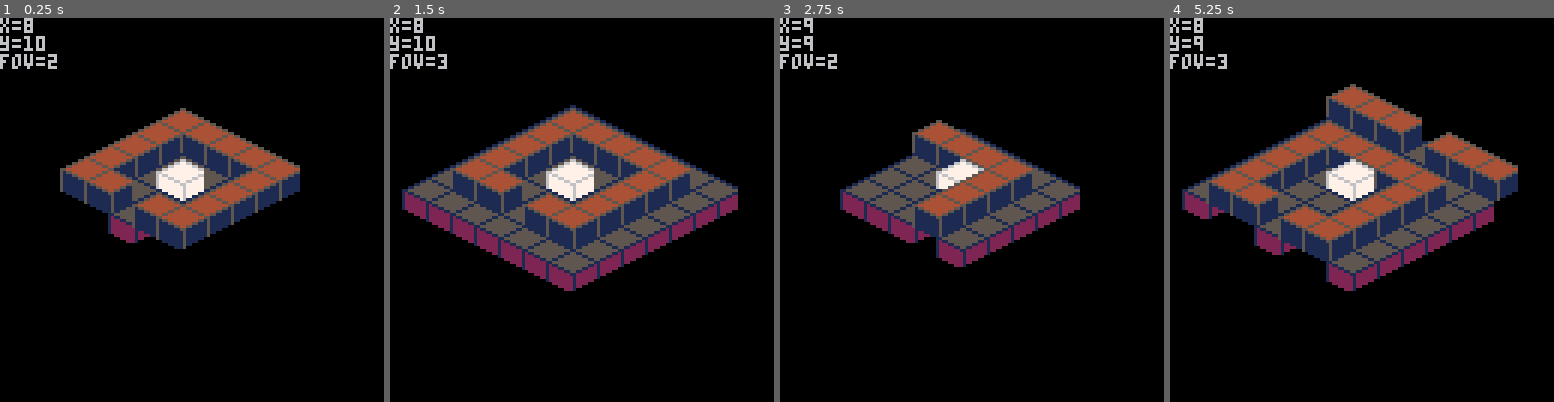
Above: before the commit, frames 1-4 (left to right).
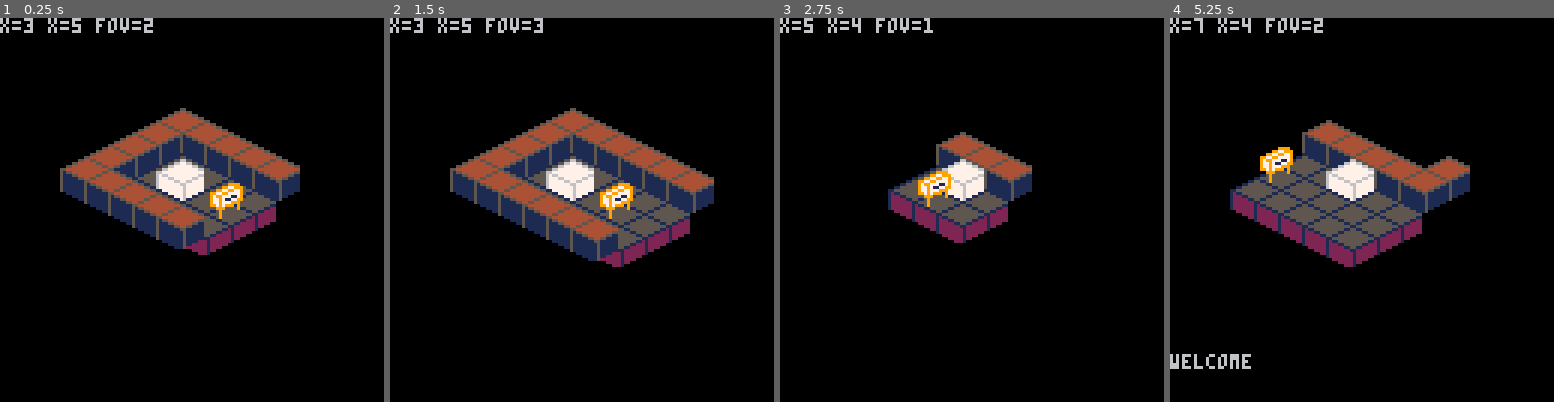
Above: after the commit, the same moments.

Repository: adammika/ld36
Game: PICO-8 cartridge ld36.p8
The game is run twice, just before and just after one commit, with the same random seed, the same clock (stepped at 60 frames per second) and the same inputs.
Inputs:
- Up to frame 1 (0.25 s): no input
- Up to frame 2 (1.5 s): tap X (X key) at 0.33, 1.07 s; tap O (Z key) at 0.7 s
- Up to frame 3 (2.75 s): hold Right 1.6-2.1 s; tap O (Z key) at 1.7, 2.1, 2.5 s; tap X (X key) at 1.85 s; hold Up 2.15-2.42 s; hold Right from 2.47 s (still down)
- Up to frame 4 (5.25 s): tap O (Z key) every 0.4 s from 2.9 to 4.9 s; tap X (X key) at 2.97, 4.08, 5.2 s; release Right at 3.03 s; hold Left 3.08-3.58 s; hold Down 3.63-3.97 s; hold Right 4.02-4.68 s; hold Up 4.73-5.03 s; hold Left from 5.08 s (still down)

The runs differ from the first frame. In frame 1, 4.6% of the frame differs, in the area x 0-72%, y 0-62%; in frame 2, 11%; in frame 3, 11%; in frame 4, 19%, in the area x 0-91%, y 0-92%.

Commit message:
Tutorial level

Diff:
--- a/ld36.p8
+++ b/ld36.p8
@@ -2,22 +2,28 @@
 version 8
 __lua__
 
--- global
-
-ncol=8 -- number of columns
-nrow=8 -- number of rows
-min_fov=2
-max_fov=8
-level_map={}
-player={}
+-- global state
+
+ncol        = 8 -- number of columns
+nrow        = 8 -- number of rows
+min_fov     = 1
+max_fov     = 7
+level_map   = {}
+element_map = {}
+player      = {}
+
+displayed_dialog = nil
 
 -- tile defines
 
-start=192
-wall =254
-floor=255
-
--- Initialization
+start  = 192
+sign_1 = 253
+sign_2 = 252
+sign_3 = 251
+wall   = 254
+floor  = 255
+
+-- initialization
 
 function _init()
  load_level(1)
@@ -26,7 +32,7 @@
 function load_level(l)
  if l==1 then
   player.fov=2
-  load_level_map(0,0,16,16)
+  load_level_map(0,0,48,17)
  end
 end
 
@@ -37,27 +43,38 @@
 
  for row=y,h do
  level_map[row]={}
+ element_map[row]={}
   for col=x,w do
    v=mget(col-1,row-1)
 
-   if v==start then
-    player.x=col
-    player.y=row
-    v=floor
+   if map_element(v) then
+    level_map[row][col]=v
+   elseif v!=0 then
+    -- elements can only be on floor
+    level_map[row][col]=floor
+    element_map[row][col]=v
+
+    if v==start then
+     player.x=col
+     player.y=row
+    end
+
    end
-
-   level_map[row][col]=v
   end
  end
 end
 
+function map_element(v)
+ return v==wall or v==floor
+end
+
 -- update
 
 function _update()
- u=mget(player.x-1,player.y-2)
- d=mget(player.x-1,player.y)
- l=mget(player.x-2,player.y-1)
- r=mget(player.x,player.y-1)
+ u=level_map[player.y-1][player.x  ]
+ d=level_map[player.y+1][player.x  ]
+ l=level_map[player.y  ][player.x-1]
+ r=level_map[player.y  ][player.x+1]
 
  if     btnp(0) and movable(l) then player.x-=1
  elseif btnp(1) and movable(r) then player.x+=1
@@ -66,24 +83,38 @@
 
  if btnp(4) and player.fov>min_fov then player.fov-=1 end
  if btnp(5) and player.fov<max_fov then player.fov+=1 end
+
+ element_trigger(player.x, player.y)
+end
+
+function element_trigger(x,y)
+ e=element_map[y][x]
+
+ if e==sign_1 then
+  displayed_dialog="welcome"
+ elseif e==sign_2 then
+  displayed_dialog="gather orbs to increase your\ntorch radius"
+ elseif e==sign_3 then
+  displayed_dialog="watch out for what lurks\nin the shadow"
+ end
+
 end
 
 -- drawing
 
 function _draw()
  cls()
- print("x="..player.x)
- print("y="..player.y)
- print("fov="..player.fov)
- draw_level_map()
-end
-
-function draw_level_map()
+ print("x="..player.x.." x="..player.y.." fov="..player.fov)
  draw_map()
+ draw_dialog()
+
+ -- reset cursor
+ cursor()
 end
 
 function draw_map()
- -- center the player onscreen
+
+ -- center camera on player
  camera((player.x+nrow-player.y)*8-60, (player.y+ncol+player.x)*4-60)
 
  fov=player.fov
@@ -95,12 +126,21 @@
 
     v=level_map[y][x]
     if v==wall then
+     -- wall
      draw_tile(x,y-1,3,4,19,20,-8,-3)
-    elseif v==floor or v==start then
+    elseif v==floor then
+     --floor
      draw_tile(x,y,1,2,17,18,0,0)
     end
 
+    e=element_map[y][x]
+    if e==sign_1 or e==sign_2 or e==sign_3 then
+     -- sign post
+     draw_tile(x,y,7,8,23,24,0,-8)
+    end
+
     if x==player.x and y==player.y then
+     --player
      draw_tile(player.x,player.y,5,6,21,22,0,-6)
     end
 
@@ -114,7 +154,6 @@
 end
 
 function draw_tile(col,row,s1,s2,s3,s4,xoff,yoff)
- palt(0,true)
  x=col+nrow-row
  y=row+ncol+col
  x1=(x-1)*8+xoff
@@ -127,7 +166,13 @@
  spr(s4,x2,y2)
 end
 
--- literally everything else
+function draw_dialog()
+ if displayed_dialog != nil then
+  print(displayed_dialog,0,112)
+ end
+end
+
+-- boolean checks
 
 function movable(v)
  return v==floor or v==start
@@ -266,165 +311,165 @@
 0000000000000000000000000000000000000000000000000000000000000000000000000000000000000000000000000000000000000000000000000000000000000000000000000000000000000000000000000000000000000000000000000000000000000000000000000000000000000000000000000000000000000000
 0000000000000000000000000000000000000000000000000000000000000000000000000000000000000000000000000000000000000000000000000000000000000000000000000000000000000000000000000000000000000000000000000000000000000000000000000000000000000000000000000000000000000000
 __map__
-fefefefefefefefefefefefefefefefe00000000000000000000000000000000000000000000000000000000000000000000000000000000000000000000000000000000000000000000000000000000000000000000000000000000000000000000000000000000000000000000000000000000000000000000000000000000
-fefefffffffffffffffffffffffefefe00000000000000000000000000000000000000000000000000000000000000000000000000000000000000000000000000000000000000000000000000000000000000000000000000000000000000000000000000000000000000000000000000000000000000000000000000000000
-fefffffffffffefffefffffffffefefe00000000000000000000000000000000000000000000000000000000000000000000000000000000000000000000000000000000000000000000000000000000000000000000000000000000000000000000000000000000000000000000000000000000000000000000000000000000
-fefffffefffefefffefefffefffffffe00000000000000000000000000000000000000000000000000000000000000000000000000000000000000000000000000000000000000000000000000000000000000000000000000000000000000000000000000000000000000000000000000000000000000000000000000000000
-fefffffefffffffffffffffefffffffe00000000000000000000000000000000000000000000000000000000000000000000000000000000000000000000000000000000000000000000000000000000000000000000000000000000000000000000000000000000000000000000000000000000000000000000000000000000
-fefffffefefefefffefefefefffffffe00000000000000000000000000000000000000000000000000000000000000000000000000000000000000000000000000000000000000000000000000000000000000000000000000000000000000000000000000000000000000000000000000000000000000000000000000000000
-fefffffefffffffffffffffefffffffe00000000000000000000000000000000000000000000000000000000000000000000000000000000000000000000000000000000000000000000000000000000000000000000000000000000000000000000000000000000000000000000000000000000000000000000000000000000
-fefffffefffefefefefefffefffffffe00000000000000000000000000000000000000000000000000000000000000000000000000000000000000000000000000000000000000000000000000000000000000000000000000000000000000000000000000000000000000000000000000000000000000000000000000000000
-fefffffefffefffffffefffefffffffe00000000000000000000000000000000000000000000000000000000000000000000000000000000000000000000000000000000000000000000000000000000000000000000000000000000000000000000000000000000000000000000000000000000000000000000000000000000
-fefffffefffeffc0fffefffefffffffe00000000000000000000000000000000000000000000000000000000000000000000000000000000000000000000000000000000000000000000000000000000000000000000000000000000000000000000000000000000000000000000000000000000000000000000000000000000
-fefffffefffefffffffefffefffffffe00000000000000000000000000000000000000000000000000000000000000000000000000000000000000000000000000000000000000000000000000000000000000000000000000000000000000000000000000000000000000000000000000000000000000000000000000000000
-fefffffefffefefffefefffefffffffe00000000000000000000000000000000000000000000000000000000000000000000000000000000000000000000000000000000000000000000000000000000000000000000000000000000000000000000000000000000000000000000000000000000000000000000000000000000
-fefffffefffffffffffffffefffffffe00000000000000000000000000000000000000000000000000000000000000000000000000000000000000000000000000000000000000000000000000000000000000000000000000000000000000000000000000000000000000000000000000000000000000000000000000000000
-fefffffefefefefefefefefefffefefe00000000000000000000000000000000000000000000000000000000000000000000000000000000000000000000000000000000000000000000000000000000000000000000000000000000000000000000000000000000000000000000000000000000000000000000000000000000
-fefefffffffffffffffffffffffefefe00000000000000000000000000000000000000000000000000000000000000000000000000000000000000000000000000000000000000000000000000000000000000000000000000000000000000000000000000000000000000000000000000000000000000000000000000000000
-fefefefefefefefefefefefefefefefe00000000000000000000000000000000000000000000000000000000000000000000000000000000000000000000000000000000000000000000000000000000000000000000000000000000000000000000000000000000000000000000000000000000000000000000000000000000
-0000000000000000000000000000000000000000000000000000000000000000000000000000000000000000000000000000000000000000000000000000000000000000000000000000000000000000000000000000000000000000000000000000000000000000000000000000000000000000000000000000000000000000
-0000000000000000000000000000000000000000000000000000000000000000000000000000000000000000000000000000000000000000000000000000000000000000000000000000000000000000000000000000000000000000000000000000000000000000000000000000000000000000000000000000000000000000
-0000000000000000000000000000000000000000000000000000000000000000000000000000000000000000000000000000000000000000000000000000000000000000000000000000000000000000000000000000000000000000000000000000000000000000000000000000000000000000000000000000000000000000
-0000000000000000000000000000000000000000000000000000000000000000000000000000000000000000000000000000000000000000000000000000000000000000000000000000000000000000000000000000000000000000000000000000000000000000000000000000000000000000000000000000000000000000
-0000000000000000000000000000000000000000000000000000000000000000000000000000000000000000000000000000000000000000000000000000000000000000000000000000000000000000000000000000000000000000000000000000000000000000000000000000000000000000000000000000000000000000
-0000000000000000000000000000000000000000000000000000000000000000000000000000000000000000000000000000000000000000000000000000000000000000000000000000000000000000000000000000000000000000000000000000000000000000000000000000000000000000000000000000000000000000
-0000000000000000000000000000000000000000000000000000000000000000000000000000000000000000000000000000000000000000000000000000000000000000000000000000000000000000000000000000000000000000000000000000000000000000000000000000000000000000000000000000000000000000
-0000000000000000000000000000000000000000000000000000000000000000000000000000000000000000000000000000000000000000000000000000000000000000000000000000000000000000000000000000000000000000000000000000000000000000000000000000000000000000000000000000000000000000
-0000000000000000000000000000000000000000000000000000000000000000000000000000000000000000000000000000000000000000000000000000000000000000000000000000000000000000000000000000000000000000000000000000000000000000000000000000000000000000000000000000000000000000
-0000000000000000000000000000000000000000000000000000000000000000000000000000000000000000000000000000000000000000000000000000000000000000000000000000000000000000000000000000000000000000000000000000000000000000000000000000000000000000000000000000000000000000
-0000000000000000000000000000000000000000000000000000000000000000000000000000000000000000000000000000000000000000000000000000000000000000000000000000000000000000000000000000000000000000000000000000000000000000000000000000000000000000000000000000000000000000
-0000000000000000000000000000000000000000000000000000000000000000000000000000000000000000000000000000000000000000000000000000000000000000000000000000000000000000000000000000000000000000000000000000000000000000000000000000000000000000000000000000000000000000
-0000000000000000000000000000000000000000000000000000000000000000000000000000000000000000000000000000000000000000000000000000000000000000000000000000000000000000000000000000000000000000000000000000000000000000000000000000000000000000000000000000000000000000
-0000000000000000000000000000000000000000000000000000000000000000000000000000000000000000000000000000000000000000000000000000000000000000000000000000000000000000000000000000000000000000000000000000000000000000000000000000000000000000000000000000000000000000
-0000000000000000000000000000000000000000000000000000000000000000000000000000000000000000000000000000000000000000000000000000000000000000000000000000000000000000000000000000000000000000000000000000000000000000000000000000000000000000000000000000000000000000
-0000000000000000000000000000000000000000000000000000000000000000000000000000000000000000000000000000000000000000000000000000000000000000000000000000000000000000000000000000000000000000000000000000000000000000000000000000000000000000000000000000000000000000
-…(130 lines of a section not shown)…
+0000000000000000fefefefefefefefefe000000000000000000000000000000000000000000000000000000000000000000000000000000000000000000000000000000000000000000000000000000000000000000000000000000000000000000000000000000000000000000000000000000000000000000000000000000
+0000000000000000fefffffffffffffffe000000000000000000000000000000000000000000000000000000000000000000000000000000000000000000000000000000000000000000000000000000000000000000000000000000000000000000000000000000000000000000000000000000000000000000000000000000
+fefefefefefefefefefffffffffffffffefefefefefefefe0000000000000000000000000000000000000000000000000000000000000000000000000000000000000000000000000000000000000000000000000000000000000000000000000000000000000000000000000000000000000000000000000000000000000000
+fefffffffffffffffffffffffffffffffffffffffffffffe0000000000000000000000000000000000000000000000000000000000000000000000000000000000000000000000000000000000000000000000000000000000000000000000000000000000000000000000000000000000000000000000000000000000000000
+feffc0fffdfffffffffffffffcfffffffffffbfffffffffe0000000000000000000000000000000000000000000000000000000000000000000000000000000000000000000000000000000000000000000000000000000000000000000000000000000000000000000000000000000000000000000000000000000000000000
+fefffffffffffffffffffffffffffffffffffffffffffffe0000000000000000000000000000000000000000000000000000000000000000000000000000000000000000000000000000000000000000000000000000000000000000000000000000000000000000000000000000000000000000000000000000000000000000
+fefefefefefefefefefffffffffffffffefefefefefefefe0000000000000000000000000000000000000000000000000000000000000000000000000000000000000000000000000000000000000000000000000000000000000000000000000000000000000000000000000000000000000000000000000000000000000000
+0000000000000000fefffffffffffffffe000000000000000000000000000000000000000000000000000000000000000000000000000000000000000000000000000000000000000000000000000000000000000000000000000000000000000000000000000000000000000000000000000000000000000000000000000000
+0000000000000000fefefefefefefefefe000000000000000000000000000000000000000000000000000000000000000000000000000000000000000000000000000000000000000000000000000000000000000000000000000000000000000000000000000000000000000000000000000000000000000000000000000000
+0000000000000000000000000000000000000000000000000000000000000000000000000000000000000000000000000000000000000000000000000000000000000000000000000000000000000000000000000000000000000000000000000000000000000000000000000000000000000000000000000000000000000000
+0000000000000000000000000000000000000000000000000000000000000000000000000000000000000000000000000000000000000000000000000000000000000000000000000000000000000000000000000000000000000000000000000000000000000000000000000000000000000000000000000000000000000000
+0000000000000000000000000000000000000000000000000000000000000000000000000000000000000000000000000000000000000000000000000000000000000000000000000000000000000000000000000000000000000000000000000000000000000000000000000000000000000000000000000000000000000000
+0000000000000000000000000000000000000000000000000000000000000000000000000000000000000000000000000000000000000000000000000000000000000000000000000000000000000000000000000000000000000000000000000000000000000000000000000000000000000000000000000000000000000000
+0000000000000000000000000000000000000000000000000000000000000000000000000000000000000000000000000000000000000000000000000000000000000000000000000000000000000000000000000000000000000000000000000000000000000000000000000000000000000000000000000000000000000000
+0000000000000000000000000000000000000000000000000000000000000000000000000000000000000000000000000000000000000000000000000000000000000000000000000000000000000000000000000000000000000000000000000000000000000000000000000000000000000000000000000000000000000000
+0000000000000000000000000000000000000000000000000000000000000000000000000000000000000000000000000000000000000000000000000000000000000000000000000000000000000000000000000000000000000000000000000000000000000000000000000000000000000000000000000000000000000000
+0000000000000000000000000000000000000000000000000000000000000000000000000000000000000000000000000000000000000000000000000000000000000000000000000000000000000000000000000000000000000000000000000000000000000000000000000000000000000000000000000000000000000000
+0000000000000000000000000000000000000000000000000000000000000000000000000000000000000000000000000000000000000000000000000000000000000000000000000000000000000000000000000000000000000000000000000000000000000000000000000000000000000000000000000000000000000000
+0000000000000000000000000000000000000000000000000000000000000000000000000000000000000000000000000000000000000000000000000000000000000000000000000000000000000000000000000000000000000000000000000000000000000000000000000000000000000000000000000000000000000000
+0000000000000000000000000000000000000000000000000000000000000000000000000000000000000000000000000000000000000000000000000000000000000000000000000000000000000000000000000000000000000000000000000000000000000000000000000000000000000000000000000000000000000000
+0000000000000000000000000000000000000000000000000000000000000000000000000000000000000000000000000000000000000000000000000000000000000000000000000000000000000000000000000000000000000000000000000000000000000000000000000000000000000000000000000000000000000000
+0000000000000000000000000000000000000000000000000000000000000000000000000000000000000000000000000000000000000000000000000000000000000000000000000000000000000000000000000000000000000000000000000000000000000000000000000000000000000000000000000000000000000000
+0000000000000000000000000000000000000000000000000000000000000000000000000000000000000000000000000000000000000000000000000000000000000000000000000000000000000000000000000000000000000000000000000000000000000000000000000000000000000000000000000000000000000000
+0000000000000000000000000000000000000000000000000000000000000000000000000000000000000000000000000000000000000000000000000000000000000000000000000000000000000000000000000000000000000000000000000000000000000000000000000000000000000000000000000000000000000000
+0000000000000000000000000000000000000000000000000000000000000000000000000000000000000000000000000000000000000000000000000000000000000000000000000000000000000000000000000000000000000000000000000000000000000000000000000000000000000000000000000000000000000000
+0000000000000000000000000000000000000000000000000000000000000000000000000000000000000000000000000000000000000000000000000000000000000000000000000000000000000000000000000000000000000000000000000000000000000000000000000000000000000000000000000000000000000000
+0000000000000000000000000000000000000000000000000000000000000000000000000000000000000000000000000000000000000000000000000000000000000000000000000000000000000000000000000000000000000000000000000000000000000000000000000000000000000000000000000000000000000000
+0000000000000000000000000000000000000000000000000000000000000000000000000000000000000000000000000000000000000000000000000000000000000000000000000000000000000000000000000000000000000000000000000000000000000000000000000000000000000000000000000000000000000000
+0000000000000000000000000000000000000000000000000000000000000000000000000000000000000000000000000000000000000000000000000000000000000000000000000000000000000000000000000000000000000000000000000000000000000000000000000000000000000000000000000000000000000000
+0000000000000000000000000000000000000000000000000000000000000000000000000000000000000000000000000000000000000000000000000000000000000000000000000000000000000000000000000000000000000000000000000000000000000000000000000000000000000000000000000000000000000000
+0000000000000000000000000000000000000000000000000000000000000000000000000000000000000000000000000000000000000000000000000000000000000000000000000000000000000000000000000000000000000000000000000000000000000000000000000000000000000000000000000000000000000000
+0000000000000000000000000000000000000000000000000000000000000000000000000000000000000000000000000000000000000000000000000000000000000000000000000000000000000000000000000000000000000000000000000000000000000000000000000000000000000000000000000000000000000000
+…(130 lines of a section not shown)…
Not shown, changed: 34 lines of the sprite sheet (__gfx__) section of ld36.p8
